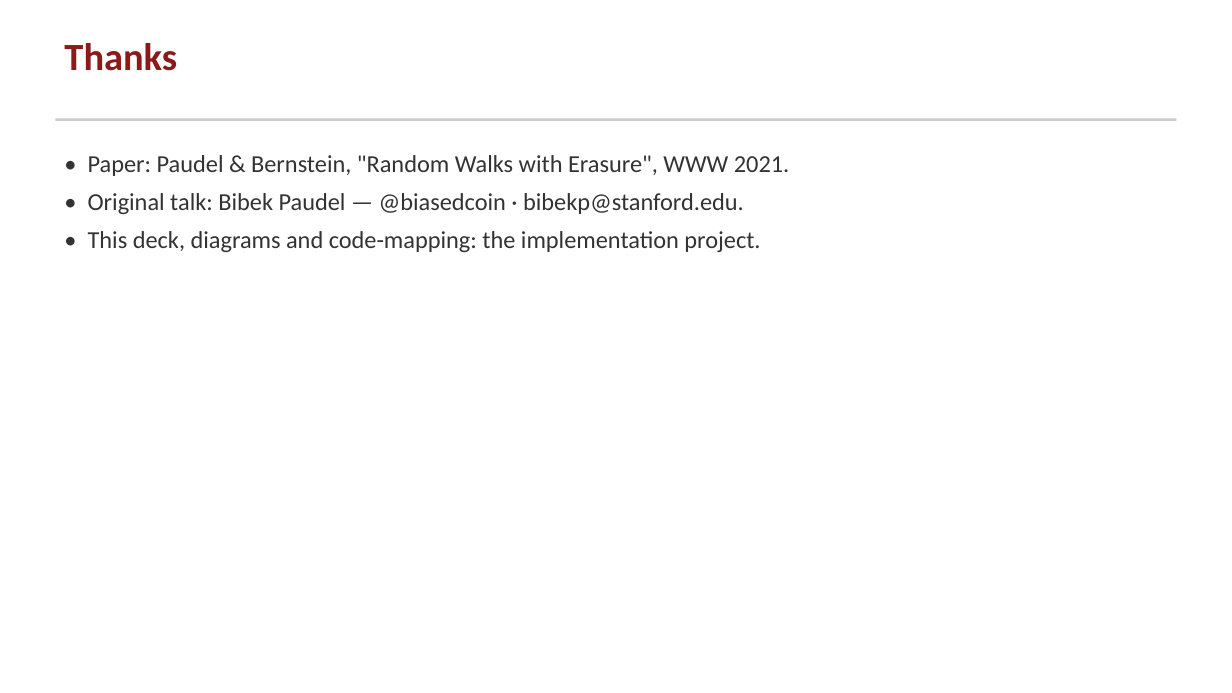
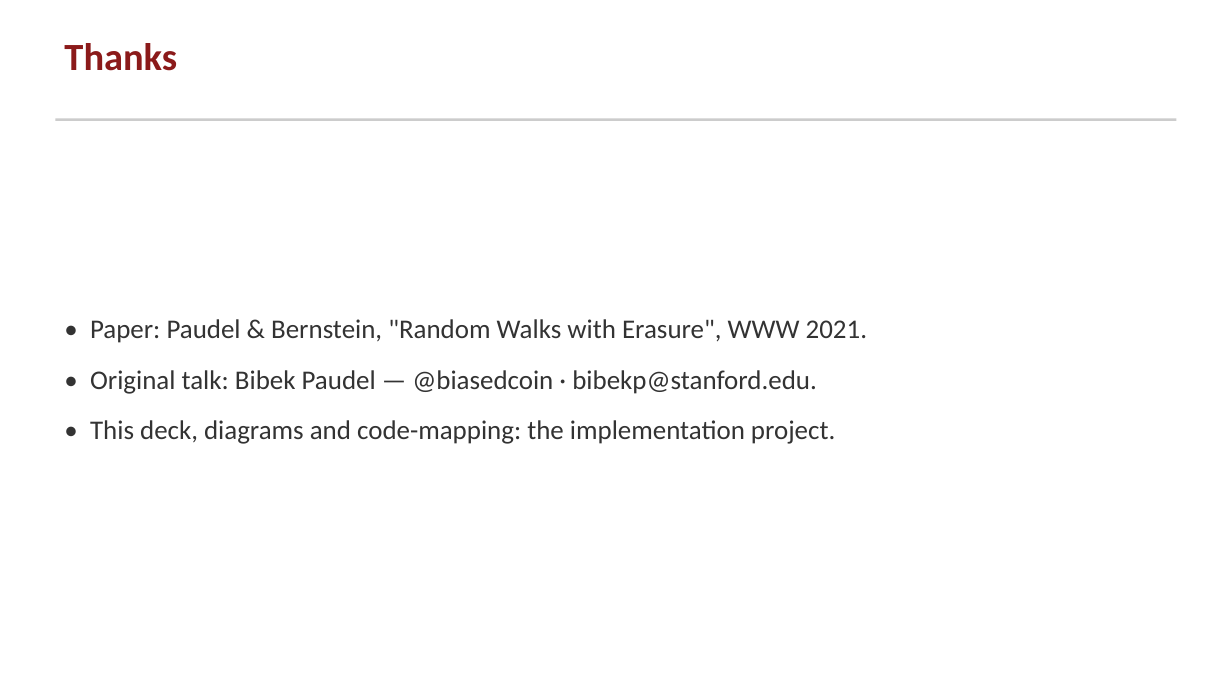
Before and after one commit to greenwichg/random_walks_with_erasure, a slide deck: slide 26 of docs/RWE_talk.pptx. Drawn at 1232x693 pixels with LibreOffice and Linux fonts; fonts in the diff are those of the drawing. Boxes give left, top, right and bottom in pixels: in the first picture for what was removed or moved away, otherwise in the second. Text is boxed around its words. In the diff, an @@ line names an element or a change of style, - is before the commit and + after.

```diff
--- a/docs/RWE_talk.pptx
+++ b/docs/RWE_talk.pptx
@@ text "• Paper: Paudel & Bernstein, ...": place and size @@
-text "• Paper: Paudel & Bernstein, ..." at [88, 155, 789, 252]
+text "• Paper: Paudel & Bernstein, ..." at [90, 319, 867, 444]
@@ text "• Paper: Paudel & Bernstein, ..." at [90, 319, 867, 444]: size 19 to 21 pt; more space between paragraphs @@
```
Also in this commit, not shown: 16 other slides changed, 3 other files.
